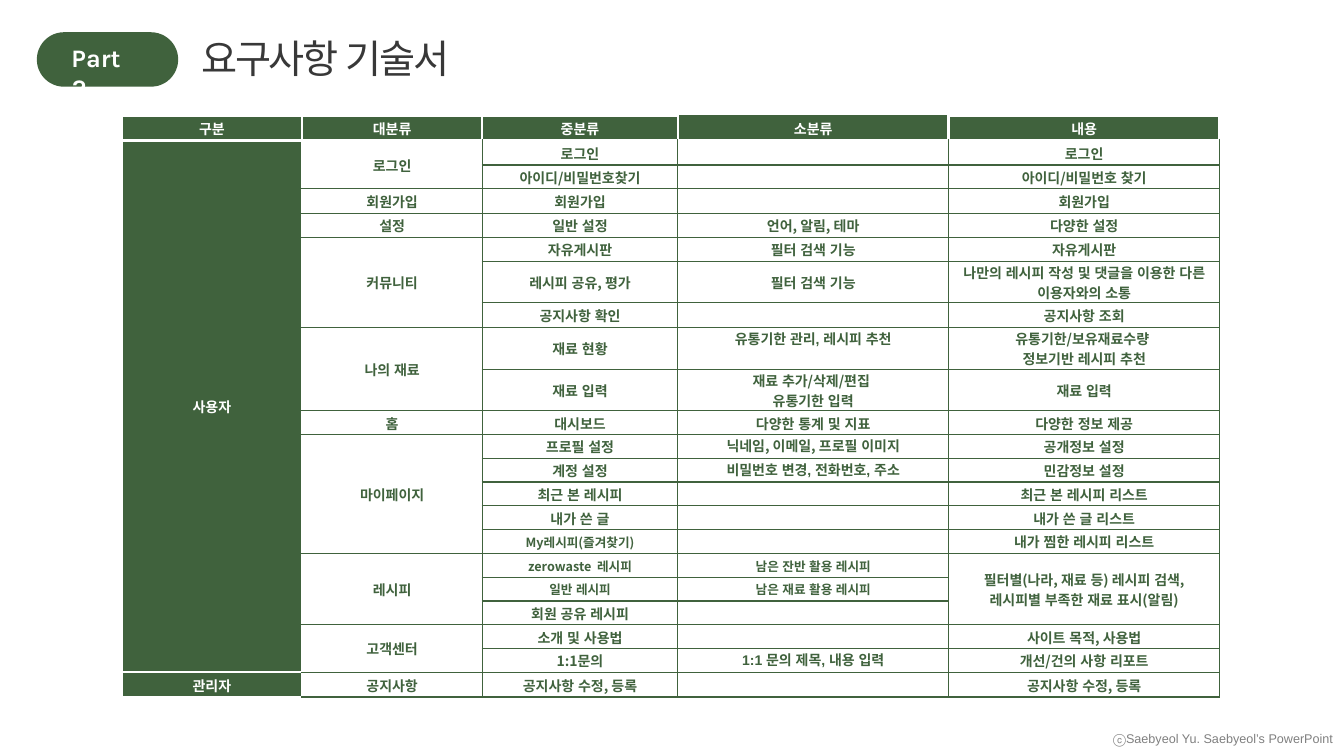
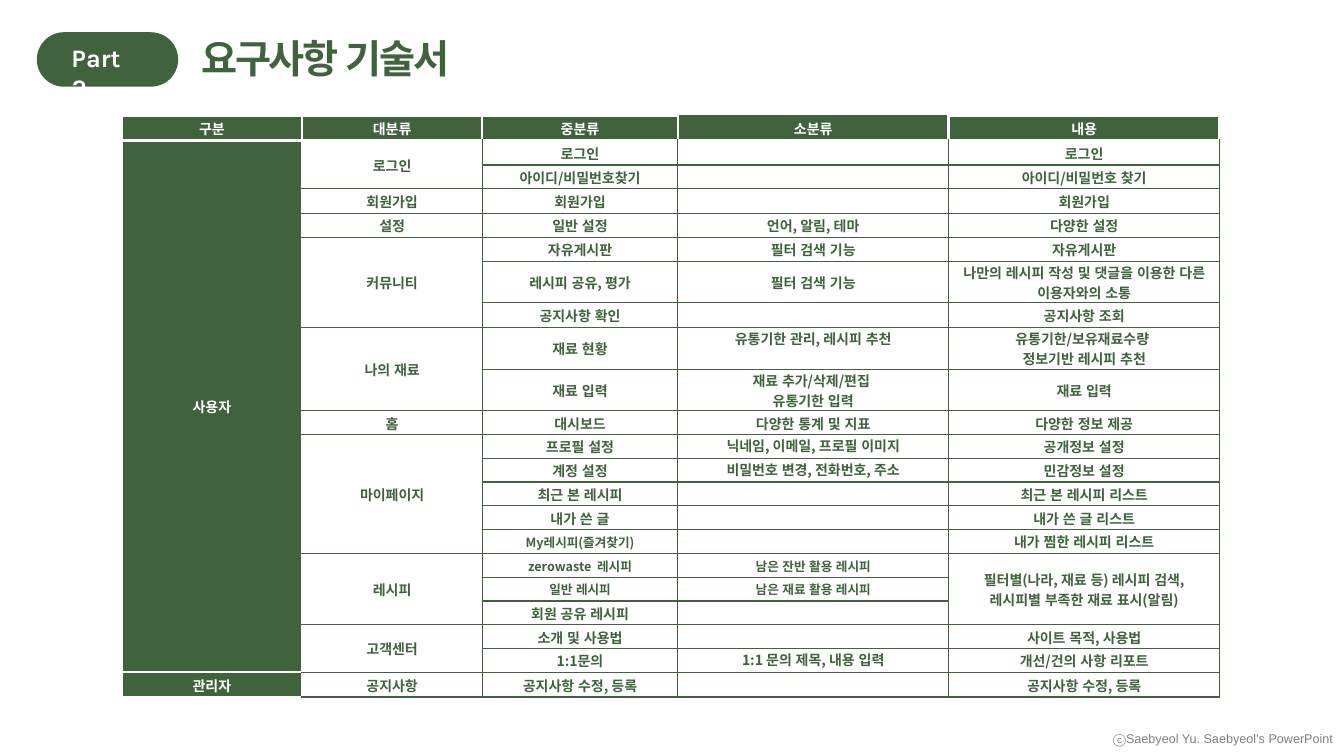
Before and after one commit to Yoon-jae-min/UsecaseDiagram, a slide deck: slide 6 of 수정/2조 요구사항 확인, 유스케이스(발표).pptx. Drawn at 1344x756 pixels with LibreOffice and Linux fonts; fonts in the diff are those of the drawing. Boxes give left, top, right and bottom in pixels: in the first picture for what was removed or moved away, otherwise in the second. Text is boxed around its words. In the diff, an @@ line names an element or a change of style, - is before the commit and + after.

```diff
--- a/수정/2조 요구사항 확인, 유스케이스(발표).pptx
+++ b/수정/2조 요구사항 확인, 유스케이스(발표).pptx
@@ text "요구사항 기술서" at <box>201,40,450,77</box>: text colour #383838 to #40623D, bold on @@
```
Also in this commit, not shown: 15 other slides changed.
